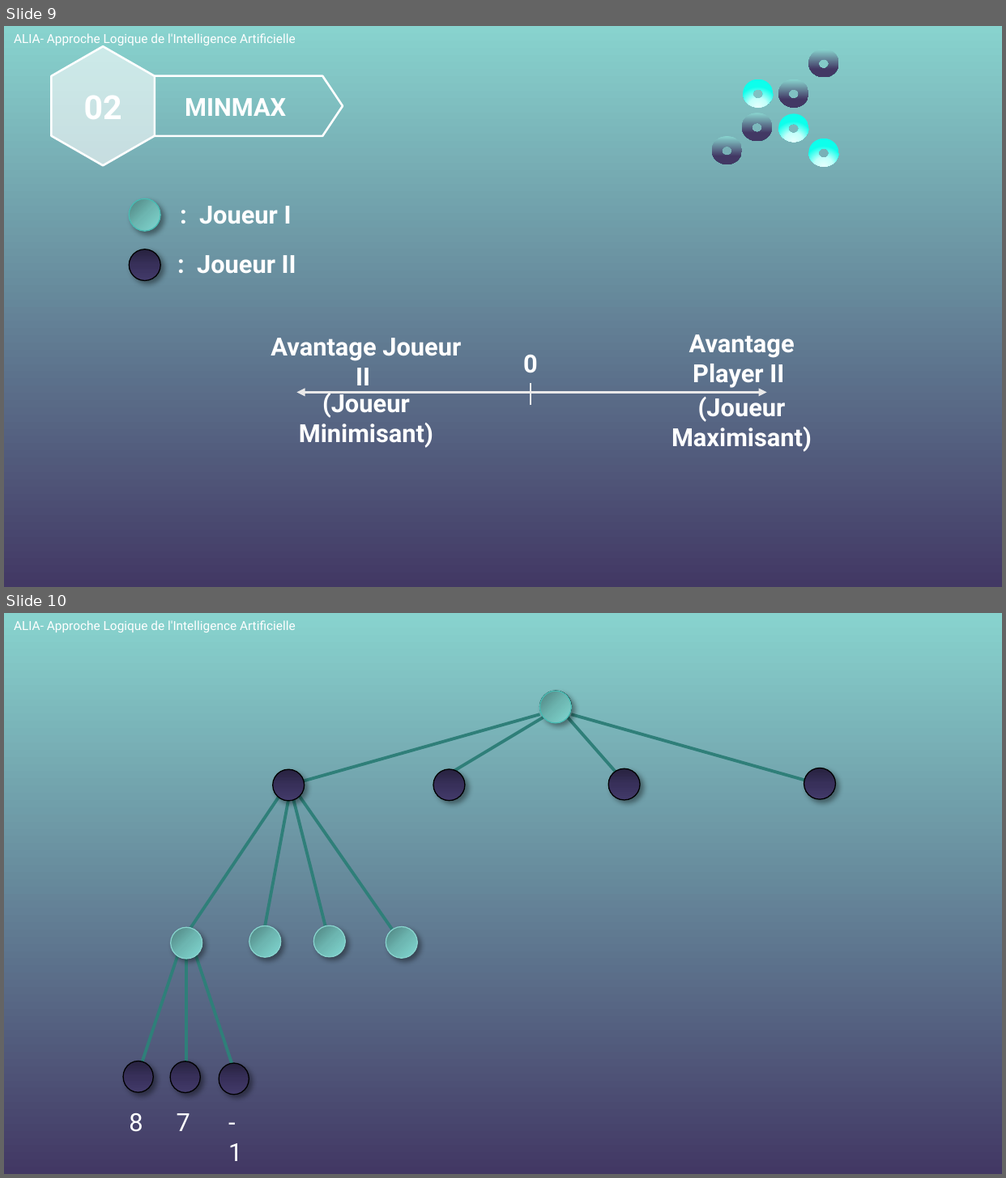
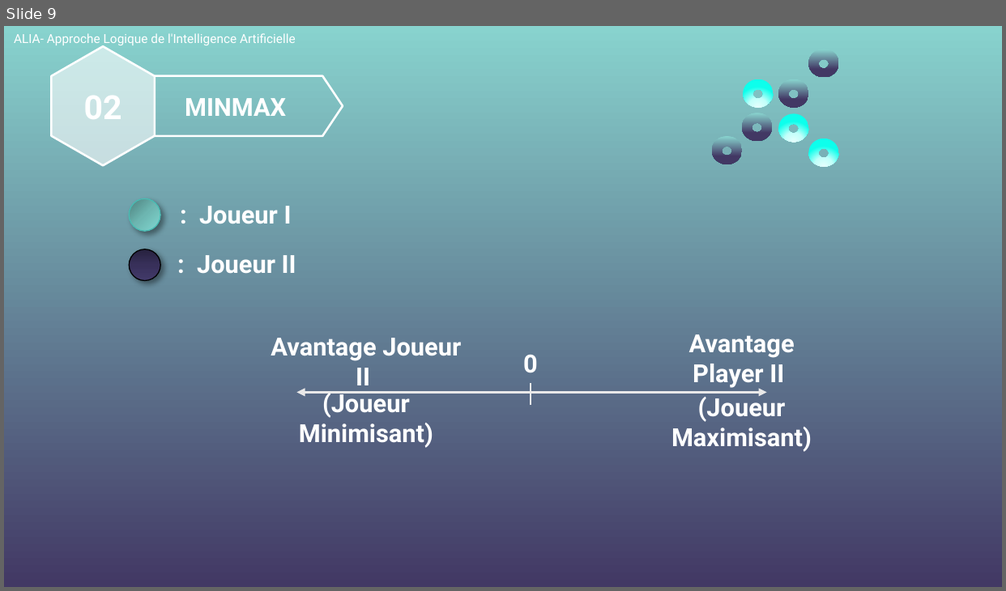
Before and after one commit to mguillevic/Othello, a slide deck: ALIA_Othello.pptx. Shown one above the other, each under a label of ours: slides 9 and 10 before the commit, slide 9 after it. The pictures are 1006x1178 and 1006x591 pixels, drawn with LibreOffice and Linux fonts; fonts in the diff are those of the drawing; background and template pictures are left out. Boxes give left, top, right and bottom in pixels: in the first picture for what was removed or moved away, otherwise in the second. Text is boxed around its words. In the diff, an @@ line names an element or a change of style, - is before the commit and + after.

```diff
--- a/ALIA_Othello.pptx
+++ b/ALIA_Othello.pptx
@@ slide 10 removed at (x1=4, y1=613, x2=1002, y2=1174), background picture (left out) @@
@@ text removed at (x1=14, y1=620, x2=296, y2=632) @@
-ALIA- Approche Logique de l'Intelligence Artificielle
@@ ellipse removed at (x1=540, y1=691, x2=572, y2=722) @@
@@ ellipse removed at (x1=540, y1=691, x2=572, y2=723) @@
@@ line removed from (540, 715) to (288, 786) @@
@@ line removed from (548, 715) to (450, 773) @@
@@ line removed from (565, 715) to (616, 773) @@
@@ line removed from (571, 715) to (822, 786) @@
@@ ellipse removed at (x1=272, y1=769, x2=305, y2=801) @@
@@ ellipse removed at (x1=433, y1=769, x2=465, y2=801) @@
@@ ellipse removed at (x1=609, y1=769, x2=641, y2=799) @@
@@ ellipse removed at (x1=804, y1=768, x2=836, y2=798) @@
@@ line removed from (283, 790) to (186, 935) @@
@@ line removed from (288, 799) to (265, 927) @@
@@ line removed from (292, 792) to (327, 935) @@
@@ line removed from (296, 792) to (396, 935) @@
@@ ellipse removed at (x1=171, y1=927, x2=202, y2=958) @@
@@ ellipse removed at (x1=249, y1=926, x2=281, y2=957) @@
@@ ellipse removed at (x1=313, y1=926, x2=345, y2=956) @@
@@ ellipse removed at (x1=386, y1=927, x2=418, y2=958) @@
@@ line removed from (186, 950) to (186, 1068) @@
@@ line removed from (186, 950) to (186, 1068) @@
@@ line removed from (194, 952) to (233, 1069) @@
@@ line removed from (179, 953) to (140, 1071) @@
@@ line removed from (186, 958) to (186, 1076) @@
@@ ellipse removed at (x1=123, y1=1061, x2=153, y2=1092) @@
@@ ellipse removed at (x1=132, y1=1068, x2=147, y2=1084) @@
@@ ellipse removed at (x1=170, y1=1062, x2=199, y2=1093) @@
@@ ellipse removed at (x1=179, y1=1068, x2=194, y2=1084) @@
@@ ellipse removed at (x1=219, y1=1063, x2=249, y2=1094) @@
@@ ellipse removed at (x1=226, y1=1068, x2=241, y2=1084) @@
@@ text removed at (x1=129, y1=1114, x2=143, y2=1132) @@
-8
@@ text removed at (x1=177, y1=1114, x2=190, y2=1131) @@
-7
@@ text removed at (x1=228, y1=1144, x2=242, y2=1161) @@
--1
```
Also in this commit, not shown: 2 slides changed, 1 slide added, 3 other slides removed, 1 other file.
